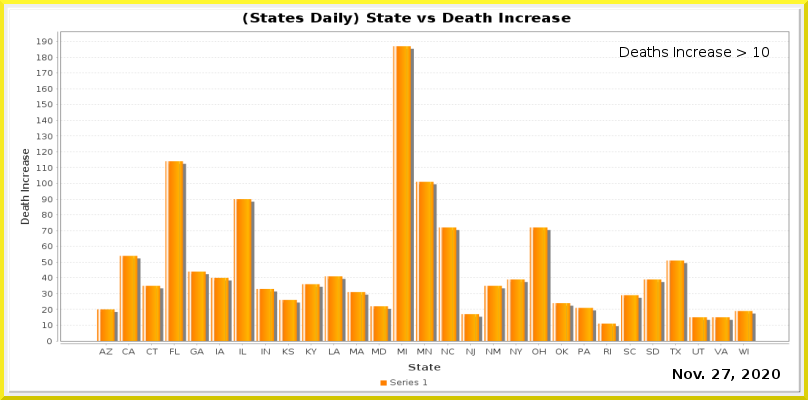
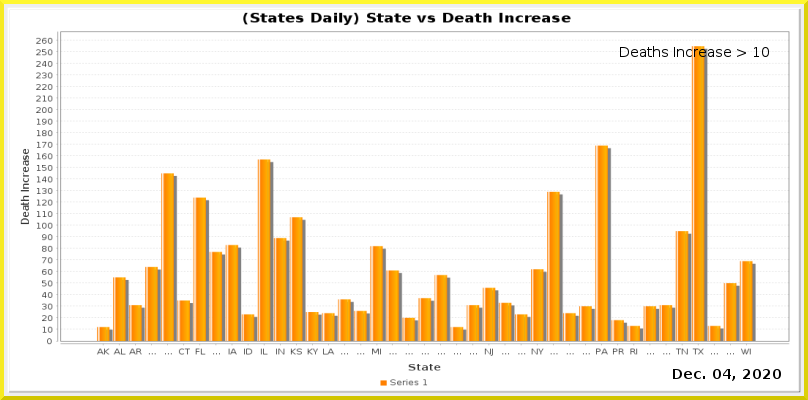
Two versions of the same layered image (808px x 400px). Layer-by-layer changes:
painted on "Current Date" over [675, 369, 781, 381]
painted on "Date_vs_TestIncrease.png" over [36, 37, 789, 356]
